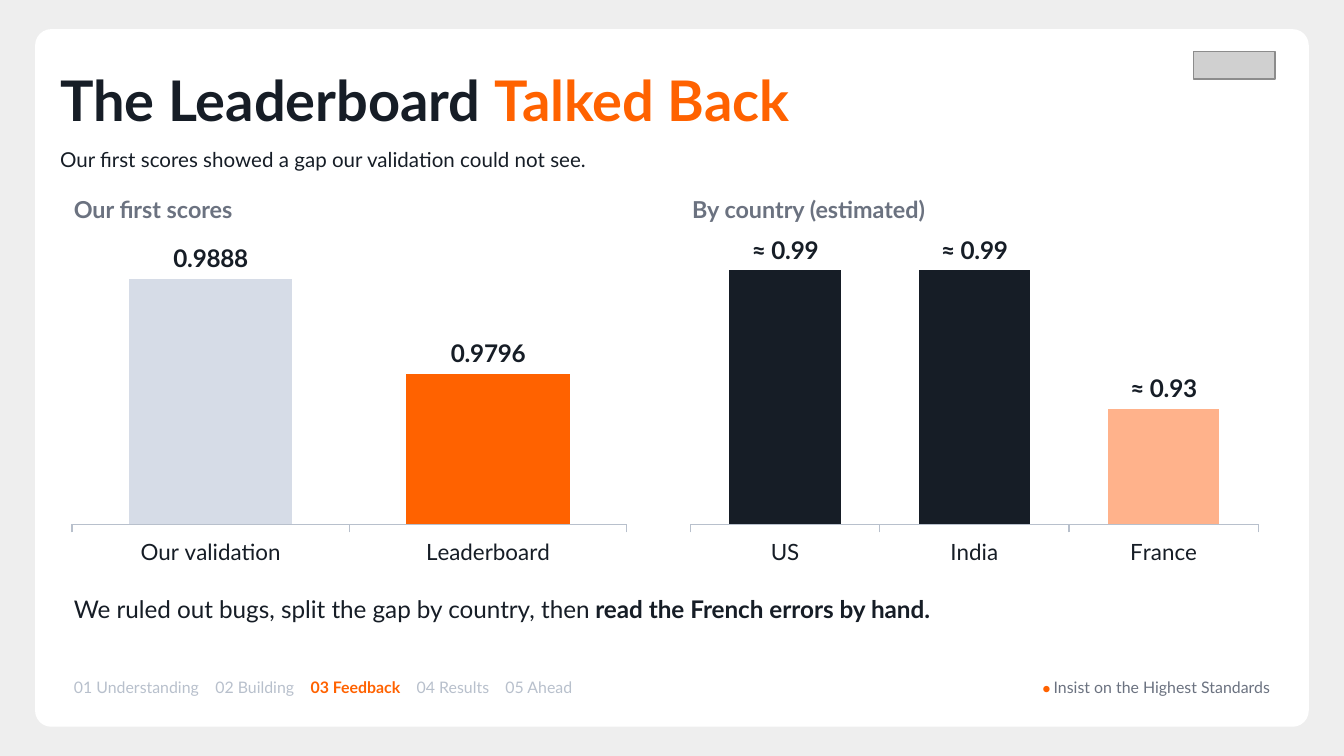
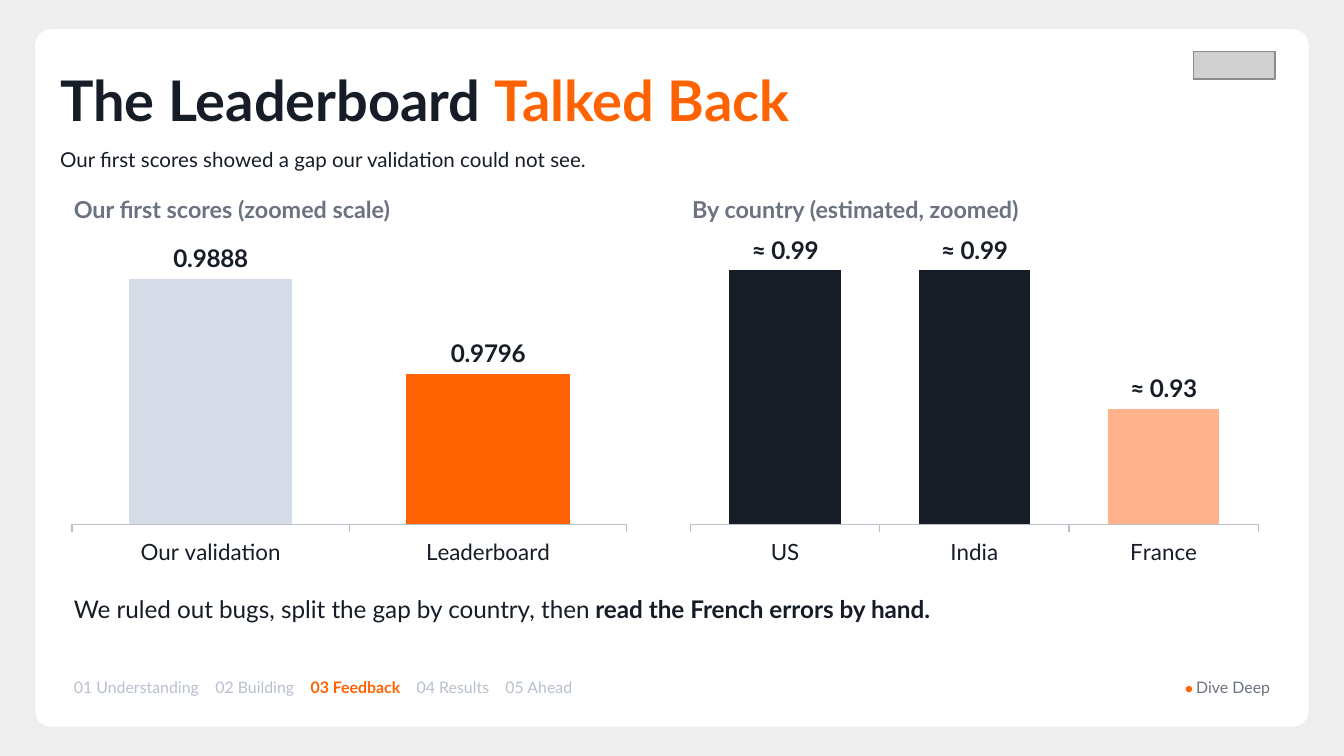
Before and after one commit to AmeyaBorkar/Grenuke, a slide deck: slide 16 of finale/Grenuke_Finale_Deck.pptx (slide 14 before the commit). Drawn at 1344x756 pixels with LibreOffice and Linux fonts; fonts in the diff are those of the drawing; grey boxes stand for pictures. Boxes give left, top, right and bottom in pixels: in the first picture for what was removed or moved away, otherwise in the second. Text is boxed around its words. In the diff, an @@ line names an element or a change of style, - is before the commit and + after.

Commit message:
docs(finale): deck v4 covers every topic in the organisers' guidelines
Adds features for noisy records, handling edge cases (singletons, noisy names and addresses, the unseen country) and how we measured (holdout, paired bootstrap, precision 99.9% vs recall 97.5%); names the three sources and our framing; lessons as worked / didn't / differently; zoomed chart scales labelled; script about 8.5-9 minutes. Validator PASS.

```diff
--- a/finale/Grenuke_Finale_Deck.pptx
+++ b/finale/Grenuke_Finale_Deck.pptx
@@ text at <box>74,200,390,222</box>: text changed @@
-Our first scores
+Our first scores (zoomed scale)
@@ text at <box>692,200,1019,222</box>: text changed @@
-By country (estimated)
+By country (estimated, zoomed)
@@ text at <box>1196,681,1270,696</box>: text changed @@
-● Insist on the Highest Standards
+● Dive Deep
```
Also in this commit, not shown: 4 other slides changed, 3 slides added, 2 other files.
